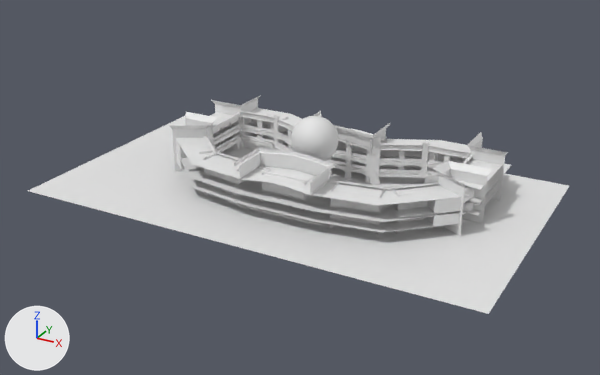
The glTF model model/outlet_20220620/111.gltf as it was, and as the next commit left it.
Camera for both pictures: a camera (50 mm lens) standing at (134.5, -262.3, 129.5) and looking at (-5.2, -8.2, 2.5). The axes (+X, +Y, +Z) are drawn at lower left. The lights are the same throughout. Materials are left out; every surface is plain grey. Where no turn or scale is listed for an object, it has been applied to the vertices.

In view in the first picture: 'Fence001', 'Outlet1', 'Outlet2', 'Outlet3', 'Outlet4', 'Shop01', 'Shop02', 'Sphere001', 'Tile01'.
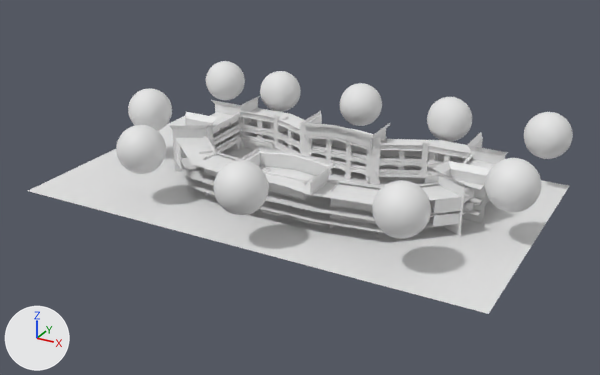
Pixel boxes [x1, y1, x2, y2] of what changed, in the pictures (600 x 375 px):
```json
{"object": "Sphere001", "change": "moved", "before": [291, 116, 338, 161], "after": [213, 160, 269, 215]}
{"object": "Sphere007", "change": "added", "after": [372, 180, 431, 239]}
{"object": "Sphere006", "change": "added", "after": [485, 158, 541, 212]}
{"object": "Sphere002", "change": "added", "after": [116, 125, 166, 174]}
{"object": "Sphere005", "change": "added", "after": [524, 112, 573, 159]}
{"object": "Sphere008", "change": "added", "after": [427, 97, 472, 142]}
{"object": "Sphere009", "change": "added", "after": [340, 83, 382, 126]}
{"object": "Sphere003", "change": "added", "after": [128, 88, 172, 131]}
{"object": "Sphere010", "change": "added", "after": [260, 71, 301, 112]}
{"object": "Sphere004", "change": "added", "after": [206, 61, 245, 100]}
```

The change, as JSON lines over the scene's bpy script:
```json
{"op": "set", "path": "ob_sphere001.location", "old": "(-2.2, -2.4, 20.5)", "new": "(-2.2, -53.5, 20.5)"}
{"op": "add", "block": "ob_sphere010", "code": ["ob_sphere010 = bpy.data.objects.new('Sphere010', me_sphere001.copy())  # the mesh of ob_sphere001", "ob_sphere010.location = (-44.1, 44.5, 20.5)"]}
{"op": "add", "block": "ob_sphere009", "code": ["ob_sphere009 = bpy.data.objects.new('Sphere009', me_sphere001.copy())  # the mesh of ob_sphere001", "ob_sphere009.location = (-4.9, 44.5, 20.5)"]}
{"op": "add", "block": "ob_sphere008", "code": ["ob_sphere008 = bpy.data.objects.new('Sphere008', me_sphere001.copy())  # the mesh of ob_sphere001", "ob_sphere008.location = (34.2, 44.5, 20.5)"]}
{"op": "add", "block": "ob_sphere007", "code": ["ob_sphere007 = bpy.data.objects.new('Sphere007', me_sphere001.copy())  # the mesh of ob_sphere001", "ob_sphere007.location = (50.0, -43.9, 20.5)"]}
{"op": "add", "block": "ob_sphere006", "code": ["ob_sphere006 = bpy.data.objects.new('Sphere006', me_sphere001.copy())  # the mesh of ob_sphere001", "ob_sphere006.location = (74.9, -8.8, 20.5)"]}
{"op": "add", "block": "ob_sphere005", "code": ["ob_sphere005 = bpy.data.objects.new('Sphere005', me_sphere001.copy())  # the mesh of ob_sphere001", "ob_sphere005.location = (73.4, 44.5, 20.5)"]}
{"op": "add", "block": "ob_sphere004", "code": ["ob_sphere004 = bpy.data.objects.new('Sphere004', me_sphere001.copy())  # the mesh of ob_sphere001", "ob_sphere004.location = (-74.6, 46.6, 20.5)"]}
{"op": "add", "block": "ob_sphere003", "code": ["ob_sphere003 = bpy.data.objects.new('Sphere003', me_sphere001.copy())  # the mesh of ob_sphere001", "ob_sphere003.location = (-78.1, -4.2, 20.5)"]}
{"op": "add", "block": "ob_sphere002", "code": ["ob_sphere002 = bpy.data.objects.new('Sphere002', me_sphere001.copy())  # the mesh of ob_sphere001", "ob_sphere002.location = (-52.7, -41.7, 20.5)"]}
```
